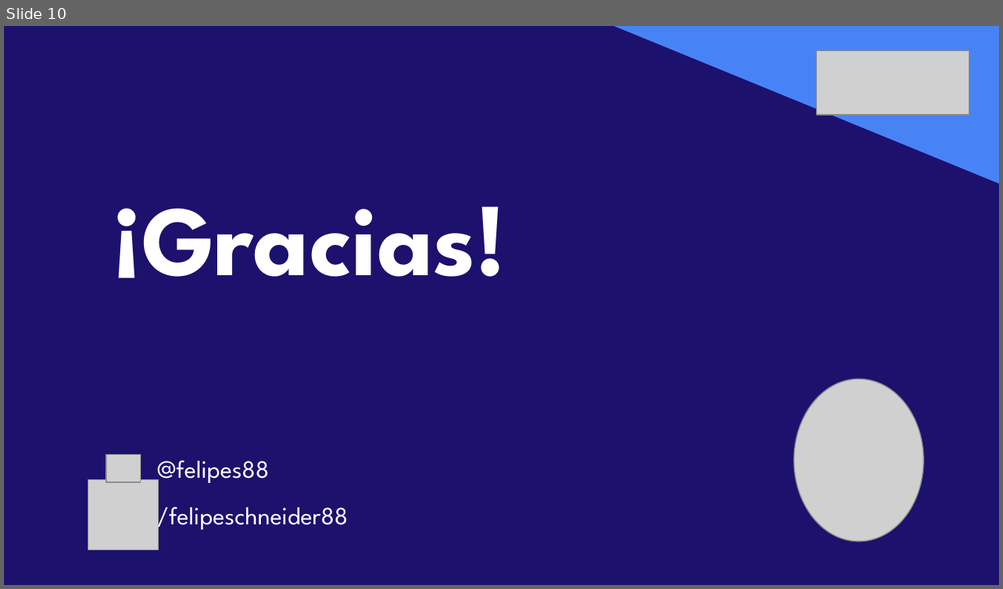
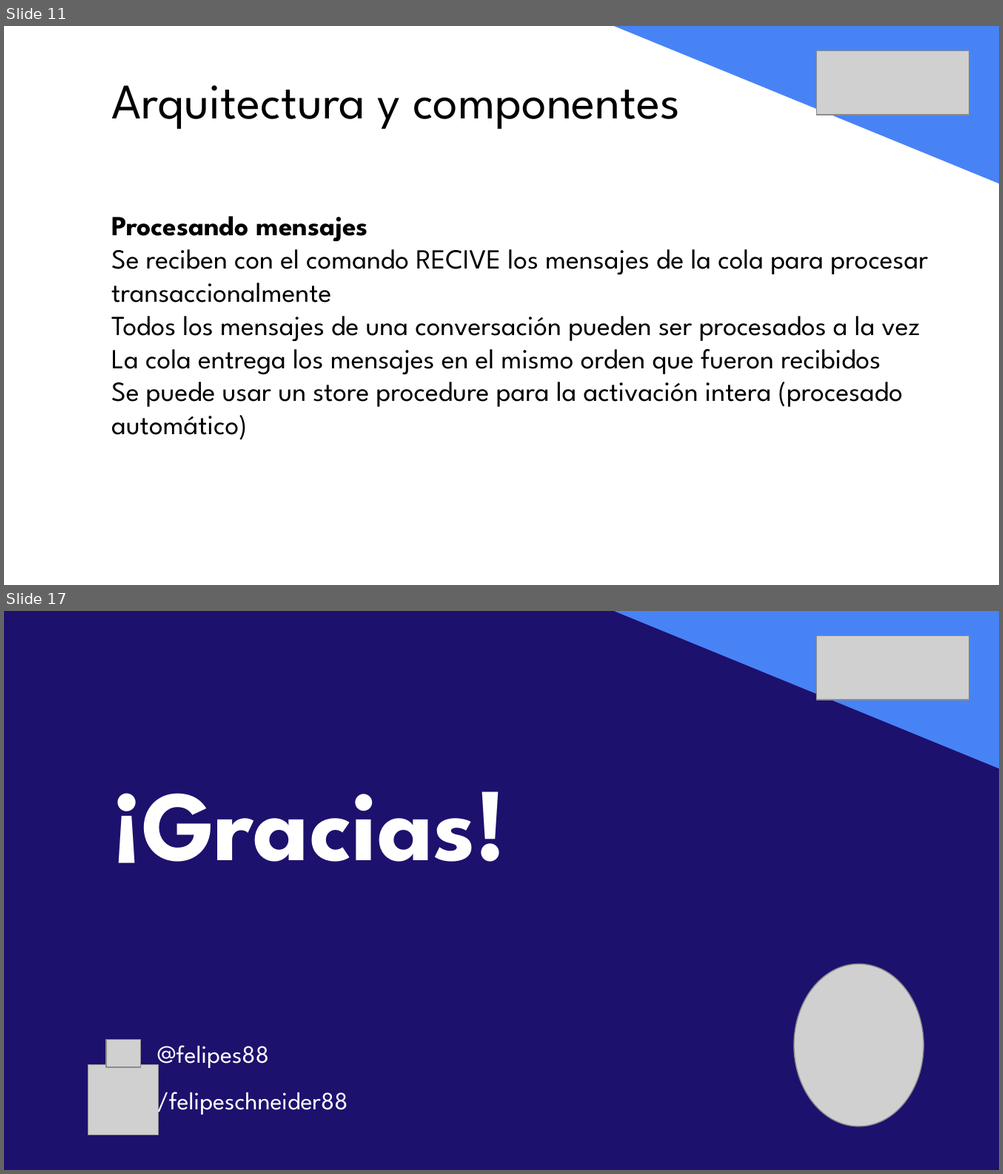
Before and after one commit to felipeschneider88/charlas, a slide deck: vOpen2019/vOpen19-UY-FelipeSchneider.pptx. Shown one above the other, each under a label of ours: slide 10 before the commit, slides 11 and 17 after it; the slides between them are not shown. The pictures are 1003x589 and 1003x1174 pixels, drawn with LibreOffice and Linux fonts; fonts in the diff are those of the drawing; grey boxes stand for pictures. Boxes give left, top, right and bottom in pixels: in the first picture for what was removed or moved away, otherwise in the second. Text is boxed around its words. In the diff, an @@ line names an element or a change of style, - is before the commit and + after.

Commit message:
Presentacion final
Se agregó imagen de arquitectura y se modifico script para que use la base HolaMundo

```diff
--- a/vOpen2019/vOpen19-UY-FelipeSchneider.pptx
+++ b/vOpen2019/vOpen19-UY-FelipeSchneider.pptx
@@ slide 11 added at <box>4,26,999,585</box>, background #FFFFFF @@
@@ right triangle added at <box>614,26,999,184</box>, fill #4883F6 @@
@@ picture added at <box>817,51,970,115</box> @@
@@ text added at <box>111,85,680,129</box>, 36 pt, text #000000 @@
+Arquitectura y componentes
@@ text added at <box>111,216,928,440</box>, 20 pt, text #000000 @@
+Procesando mensajes
+Se reciben con el comando RECIVE los mensajes de la cola para procesar transaccionalmente
+Todos los mensajes de una conversación pueden ser procesados a la vez
+La cola entrega los mensajes en el mismo orden que fueron recibidos
+Se puede usar un store procedure para la activación intera (procesado automático)
@@ what was slide 10 is now slide 17 @@
```
Also in this commit, not shown: 2 slides changed, 10 other slides added, 4 slides removed, 2 other files.
